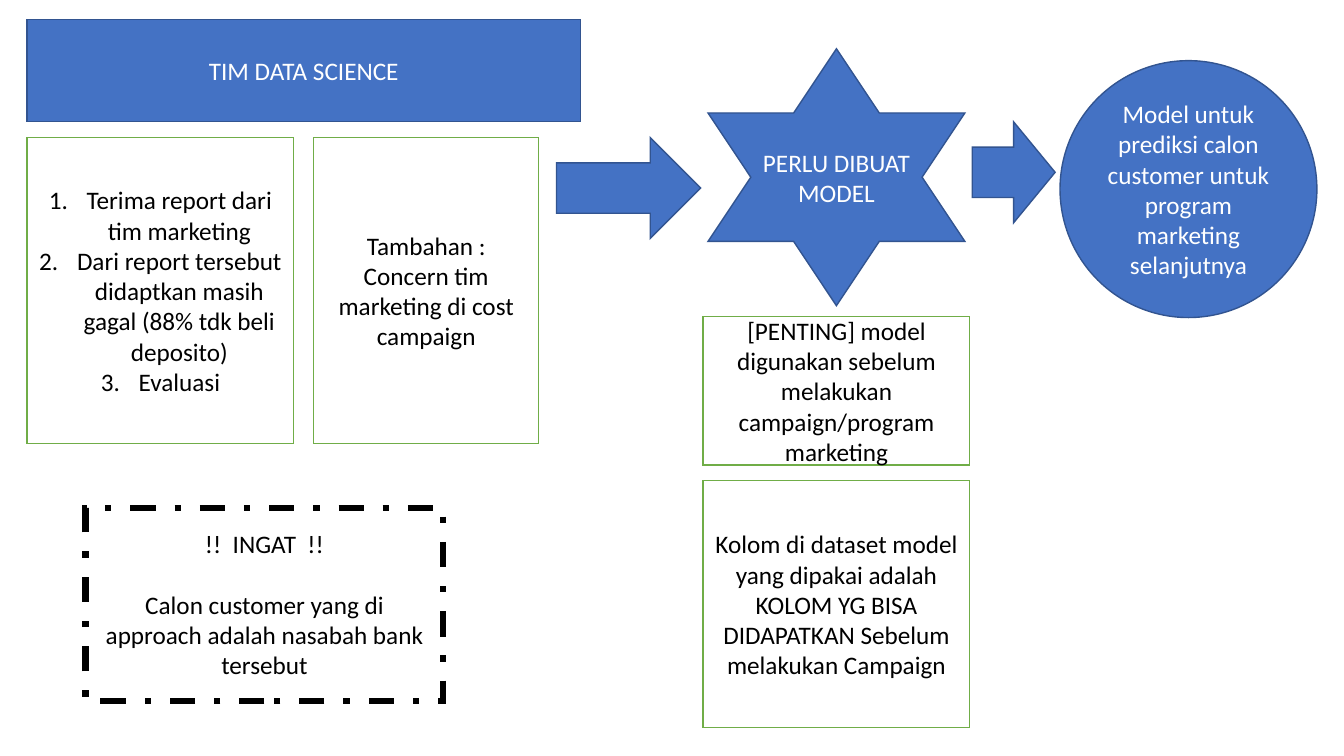
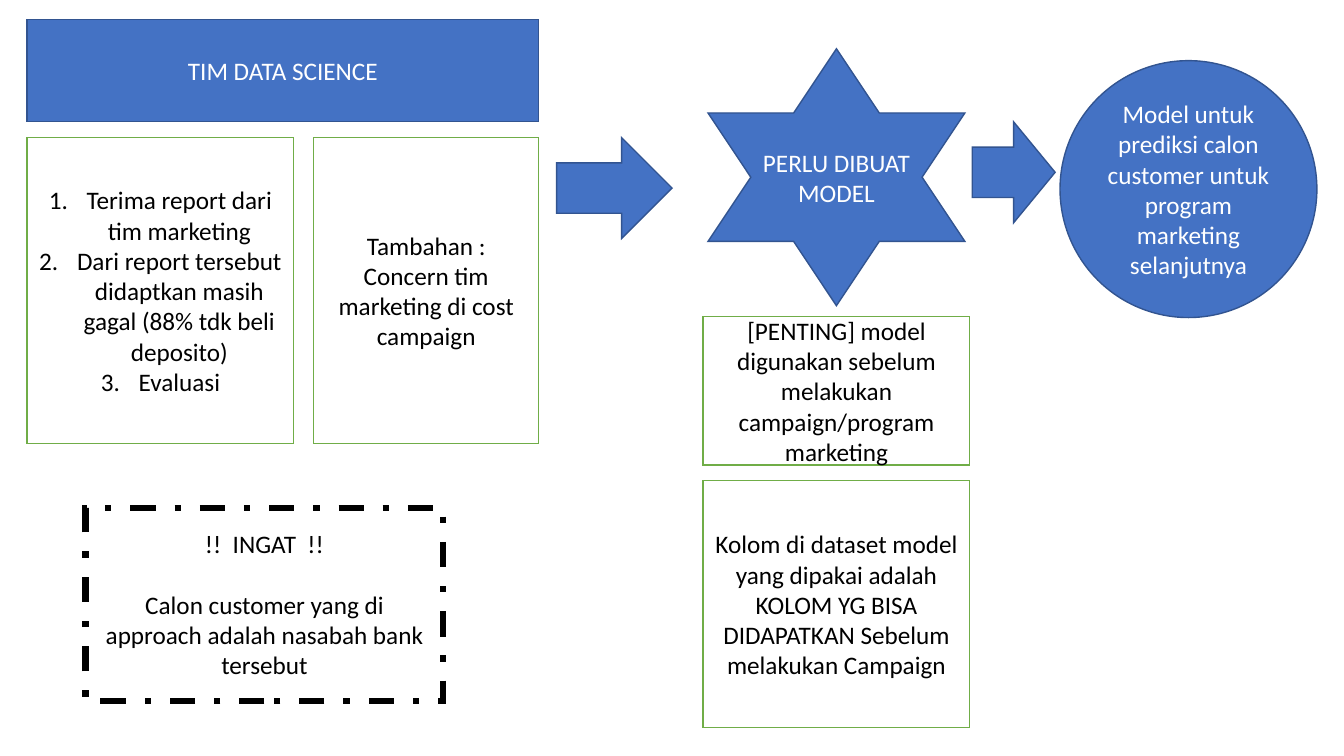
Before and after one commit to abdullahayas123/Tes-Model-Marketing-Scipy, a slide deck: slide 10 of Presentation-1.pptx (slide 7 before the commit). Drawn at 1344x756 pixels with LibreOffice and Linux fonts; fonts in the diff are those of the drawing. Boxes give left, top, right and bottom in pixels: in the first picture for what was removed or moved away, otherwise in the second. Text is boxed around its words. In the diff, an @@ line names an element or a change of style, - is before the commit and + after.

```diff
--- a/Presentation-1.pptx
+++ b/Presentation-1.pptx
@@ rectangle "TIM DATA SCIENCE": place and size @@
-rectangle "TIM DATA SCIENCE" at (27,19,581,121)
+rectangle "TIM DATA SCIENCE" at (27,19,539,121)
@@ right arrow: place and size @@
-right arrow at (557,138,701,239)
+right arrow at (557,138,673,239)
```
Also in this commit, not shown: 6 other slides changed, 2 slides added.
